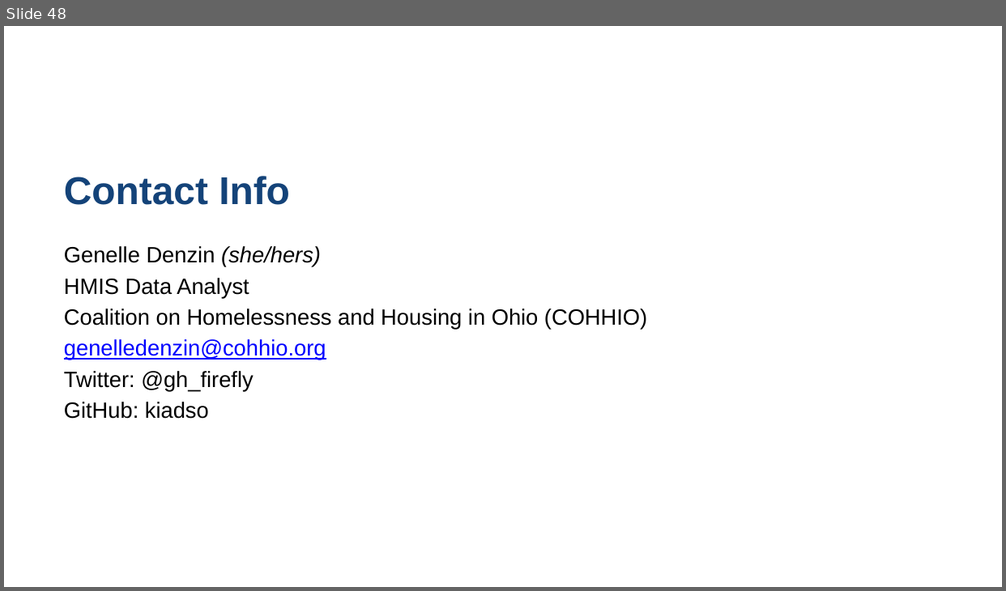
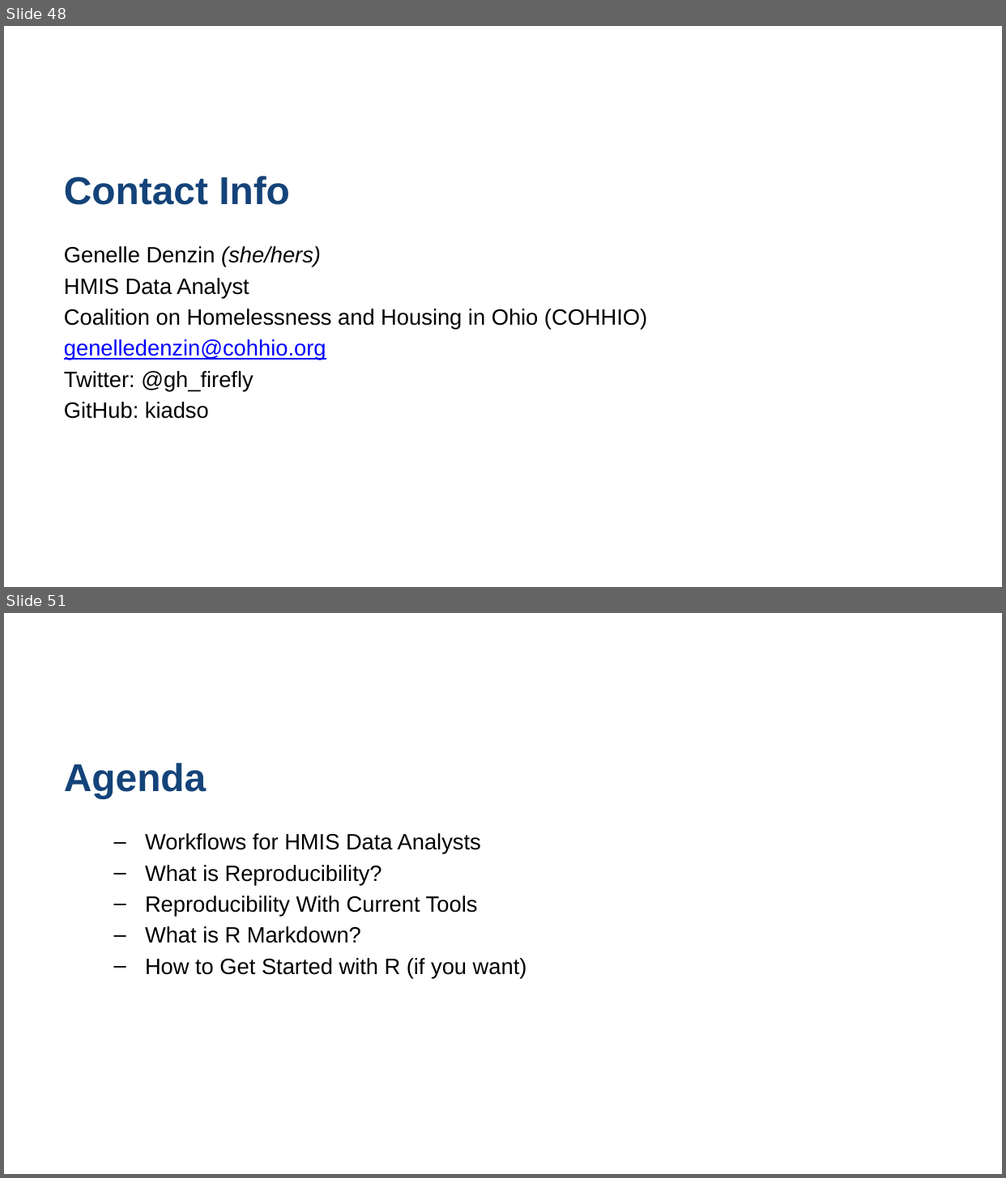
Before and after one commit to COHHIO/rmarkdown_talk, a slide deck: nhsdc_reference.pptx. Shown one above the other, each under a label of ours: slide 48 before the commit, slides 48 and 51 after it; the slides between them are not shown. The pictures are 1006x591 and 1006x1178 pixels, drawn with LibreOffice and Linux fonts; fonts in the diff are those of the drawing; background and template pictures are left out. Boxes give left, top, right and bottom in pixels: in the first picture for what was removed or moved away, otherwise in the second. Text is boxed around its words. In the diff, an @@ line names an element or a change of style, - is before the commit and + after.

```diff
--- a/nhsdc_reference.pptx
+++ b/nhsdc_reference.pptx
@@ slide 51 added at [4,613,1002,1174], background picture (left out) @@
@@ title added at [64,763,206,798], 28 pt, text #144379, bold @@
+Agenda
@@ text added at [145,833,527,978], 16 pt, text #000000 @@
+  – Workflows for HMIS Data Analysts
+  – What is Reproducibility?
+  – Reproducibility With Current Tools
+  – What is R Markdown?
+  – How to Get Started with R (if you want)
```
Also in this commit, not shown: 22 other slides added.
